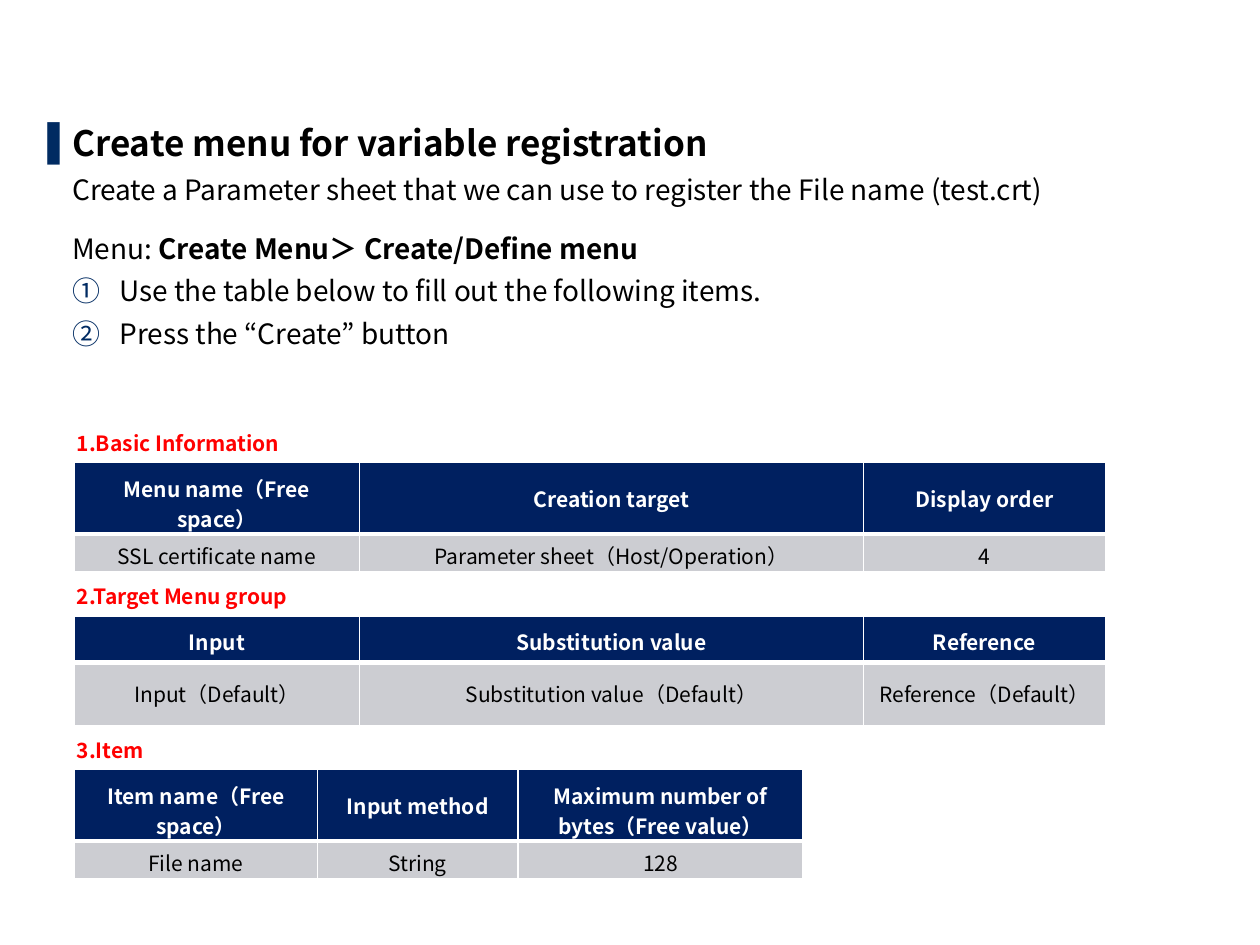
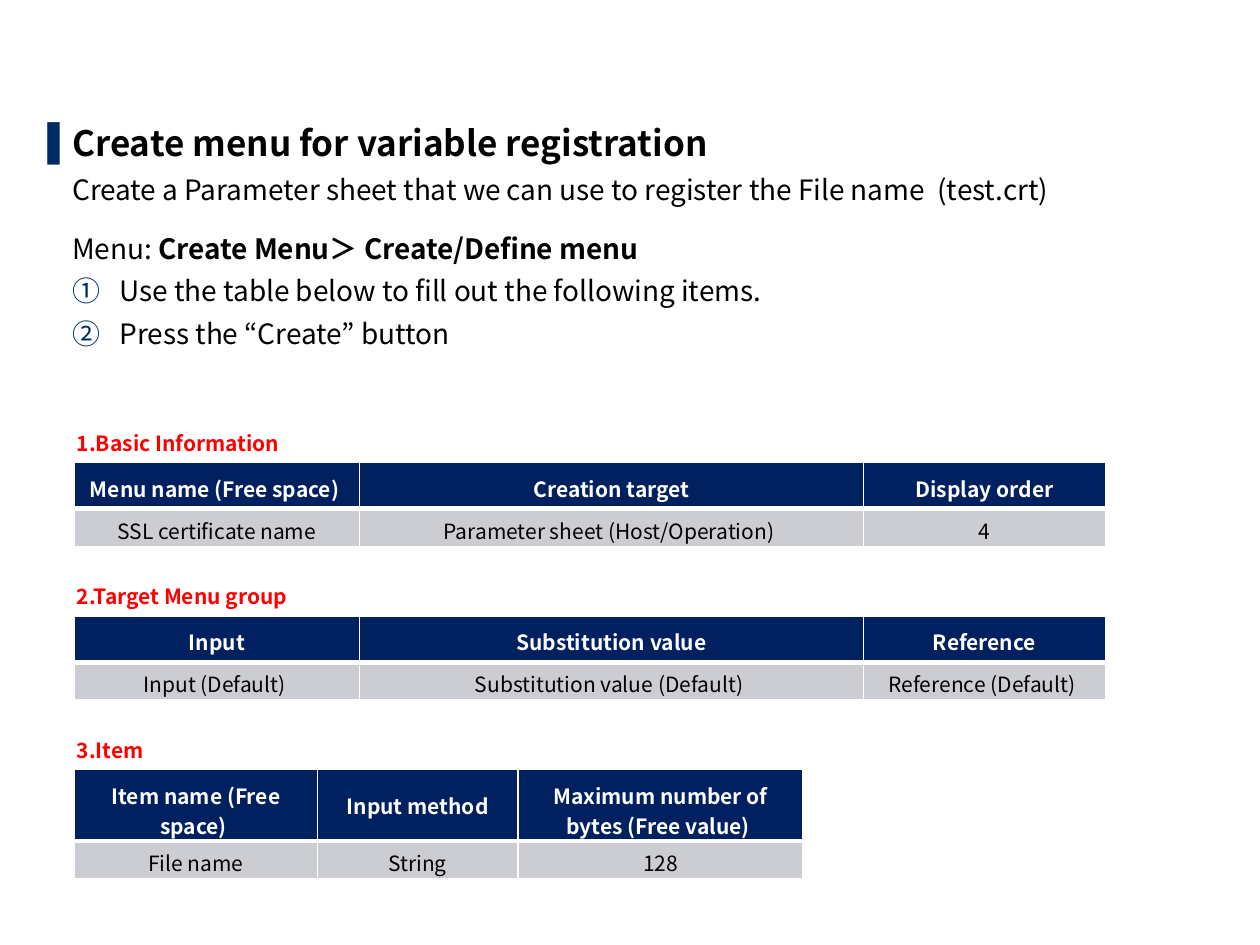
Before and after one commit to exastro-suite/it-automation-docs, a slide deck: slide 59 of asset/Learn/ITA-collect-compare_practice_en.pptx (slide 57 before the commit). Drawn at 1260x945 pixels with LibreOffice and Linux fonts; fonts in the diff are those of the drawing; background and template pictures are left out. Boxes give left, top, right and bottom in pixels: in the first picture for what was removed or moved away, otherwise in the second. Text is boxed around its words. In the diff, an @@ line names an element or a change of style, - is before the commit and + after.

```diff
--- a/asset/Learn/ITA-collect-compare_practice_en.pptx
+++ b/asset/Learn/ITA-collect-compare_practice_en.pptx
@@ text "Create menu for variable registration" rewrapped from (72, 127, 1042, 345) to (72, 127, 1048, 345) @@
@@ table at (74, 462, 1106, 572) @@
-row 1, column 1: Menu name（Free space）
+row 1, column 1: Menu name (Free space)
-row 2, column 2: Parameter sheet（Host/Operation）
+row 2, column 2: Parameter sheet (Host/Operation)
@@ table at (74, 616, 1105, 701) @@
-row 2: Input（Default） | Substitution value（Default） | Reference（Default）
+row 2: Input (Default) | Substitution value (Default) | Reference (Default)
@@ table at (74, 770, 803, 880) @@
-row 1, column 1: Item name（Free space）
+row 1, column 1: Item name (Free space)
-row 1, column 3: Maximum number of bytes（Free value）
+row 1, column 3: Maximum number of bytes (Free value)
```
Also in this commit, not shown: 64 other slides changed, 2 slides added, 11 other files.
